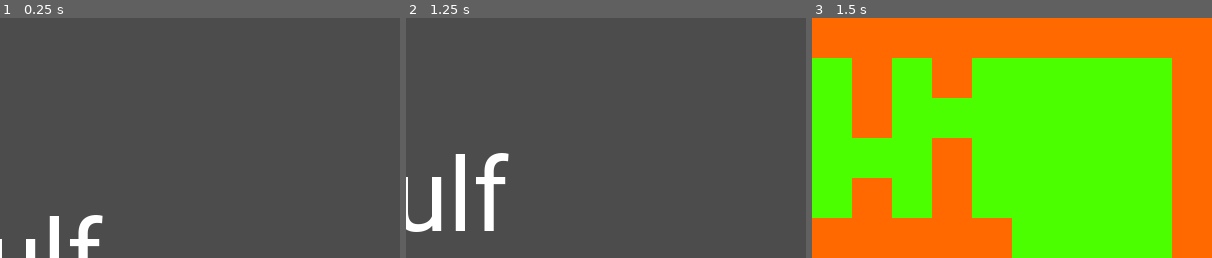
Above: before the commit, frames 1-3 (left to right).
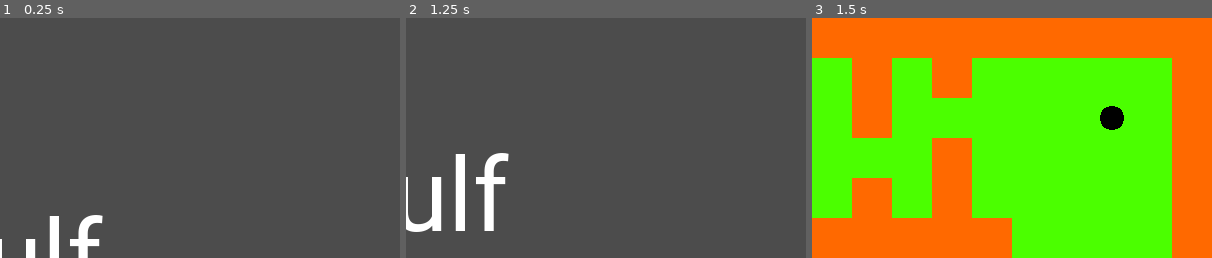
Above: after the commit, the same moments.

Repository: Halfwhit/Gulf
Game: Godot game, scene res://Scenes/Main.tscn
Same seed, same stepped clock (60 frames per second), same inputs: the game is played once before the commit and once after it.
Inputs (mouse positions are % of the whole screen's width and height, from its top left):
- Up to frame 1 (0.25 s): no input
- Up to frame 2 (1.25 s): tap Enter at 0.5 s; move the mouse to (72, 45) at 0.52 s; click (72, 45) at 0.6 s
- Up to frame 3 (1.5 s): click "Test Level" at 1.25 s
The pictures show only the part of the screen within x 50-100%, y 0-50%; the shares and areas given below are measured in that part.

Frames 1-2 are identical in both runs. In frame 3, 0.5% of the frame differs, in the area x 72-78%, y 36-47%.

Commit message:
Added a hole to the level

Diff:
--- a/Resources/tileset.tres
+++ b/Resources/tileset.tres
@@ -1,7 +1,8 @@
-[gd_resource type="TileSet" load_steps=4 format=2]
+[gd_resource type="TileSet" load_steps=5 format=2]
 
 [ext_resource path="res://Resources/grass.png" type="Texture" id=1]
 [ext_resource path="res://Resources/wall.png" type="Texture" id=2]
+[ext_resource path="res://Resources/hole.png" type="Texture" id=3]
 
 [sub_resource type="ConvexPolygonShape2D" id=1]
 points = PoolVector2Array( 0, 0, 50, 0, 50, 50, 0, 50 )
@@ -33,3 +34,13 @@
 "shape_transform": Transform2D( 1, 0, 0, 1, 0, 0 )
 } ]
 1/z_index = 0
+2/name = "Hole"
+2/texture = ExtResource( 3 )
+2/tex_offset = Vector2( 0, 0 )
+2/modulate = Color( 1, 1, 1, 1 )
+2/region = Rect2( 0, 0, 50, 50 )
+2/tile_mode = 0
+2/occluder_offset = Vector2( 0, 0 )
+2/navigation_offset = Vector2( 0, 0 )
+2/shapes = [  ]
+2/z_index = 0
--- a/Resources/tileset_edit.tscn
+++ b/Resources/tileset_edit.tscn
@@ -1,7 +1,8 @@
-[gd_scene load_steps=3 format=2]
+[gd_scene load_steps=4 format=2]
 
 [ext_resource path="res://Resources/grass.png" type="Texture" id=1]
 [ext_resource path="res://Resources/wall.png" type="Texture" id=2]
+[ext_resource path="res://Resources/hole.png" type="Texture" id=3]
 
 [node name="Node2D" type="Node2D"]
 
@@ -18,3 +19,8 @@
 
 [node name="CollisionPolygon2D" type="CollisionPolygon2D" parent="Wall/StaticBody2D"]
 polygon = PoolVector2Array( 0, 0, 50, 0, 50, 50, 0, 50 )
+
+[node name="Hole" type="Sprite" parent="."]
+position = Vector2( 100, 0 )
+texture = ExtResource( 3 )
+centered = false
--- /dev/null
+++ b/Scenes/Assets/Hole.tscn
@@ -0,0 +1,10 @@
+[gd_scene load_steps=2 format=2]
+
+[sub_resource type="CircleShape2D" id=1]
+radius = 7.07107
+
+[node name="Hole" type="Area2D"]
+
+[node name="Area" type="CollisionShape2D" parent="."]
+position = Vector2( 25, 25 )
+shape = SubResource( 1 )
--- a/Scenes/Levels/TestLevel.gd
+++ b/Scenes/Levels/TestLevel.gd
@@ -1,13 +1,6 @@
 extends Node2D
 
-# Declare member variables here. Examples:
-# var a = 2
-# var b = "text"
-
-# Called when the node enters the scene tree for the first time.
-func _ready():
-	pass # Replace with function body.
-
-# Called every frame. 'delta' is the elapsed time since the previous frame.
-#func _process(delta):
-#	pass
+func _on_Hole_body_entered(body):
+	if body.get_name() == "Player":
+		print("GOAAAAAAAAAAAAAAAAL!")
+		#get_node("Player").hide()
--- a/Scenes/Levels/TestLevel.tscn
+++ b/Scenes/Levels/TestLevel.tscn
@@ -1,8 +1,9 @@
-[gd_scene load_steps=4 format=2]
+[gd_scene load_steps=5 format=2]
 
 [ext_resource path="res://Scenes/Levels/TestLevel.gd" type="Script" id=1]
 [ext_resource path="res://Resources/tileset.tres" type="TileSet" id=2]
 [ext_resource path="res://Scenes/Assets/Player.tscn" type="PackedScene" id=3]
+[ext_resource path="res://Scenes/Assets/Hole.tscn" type="PackedScene" id=4]
 
 [node name="TestLevel" type="Node2D"]
 script = ExtResource( 1 )
@@ -11,10 +12,15 @@
 tile_set = ExtResource( 2 )
 cell_size = Vector2( 50, 50 )
 format = 1
-tile_data = PoolIntArray( 0, 1, 0, 1, 1, 0, 2, 1, 0, 3, 1, 0 …(622 unchanged characters)…  0, 131087, 0, 0, 131088, 0, 0, 131089, 0, 0, 131090, 0, 0, 131091, 1, 0, 196608, …(2513 unchanged characters)…
+tile_data = PoolIntArray( 0, 1, 0, 1, 1, 0, 2, 1, 0, 3, 1, 0 …(622 unchanged characters)…  0, 131087, 0, 0, 131088, 0, 0, 131089, 2, 0, 131090, 0, 0, 131091, 1, 0, 196608, …(2513 unchanged characters)…
 __meta__ = {
 "_edit_lock_": true
 }
 
 [node name="Player" parent="." instance=ExtResource( 3 )]
 position = Vector2( 160, 150 )
+
+[node name="Hole" parent="." instance=ExtResource( 4 )]
+position = Vector2( 850, 100 )
+
+[connection signal="body_entered" from="Hole" to="." method="_on_Hole_body_entered"]
